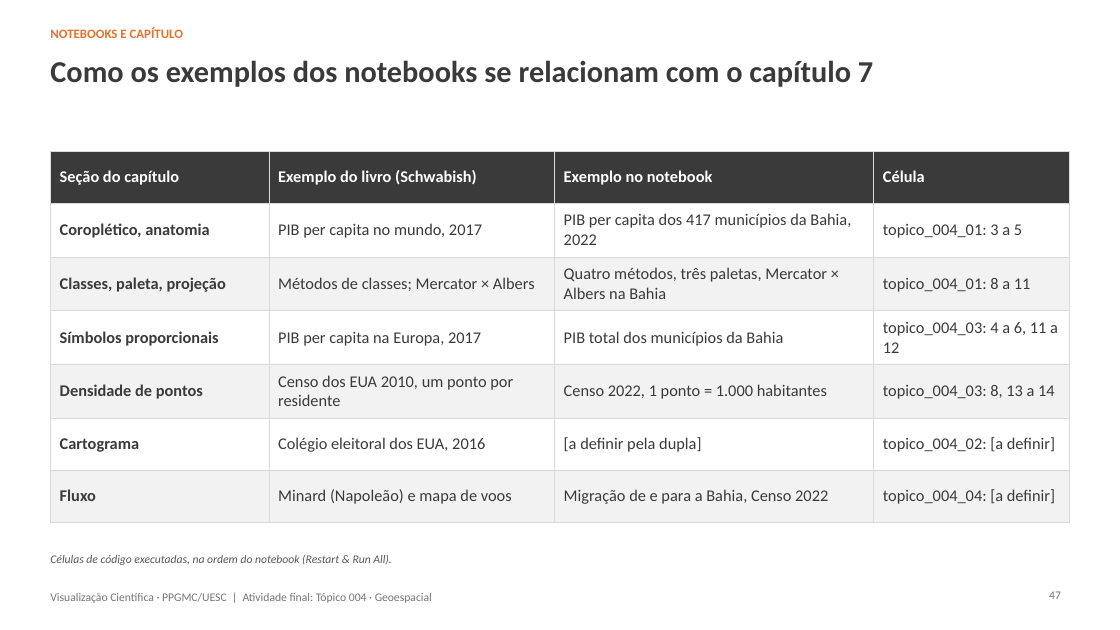
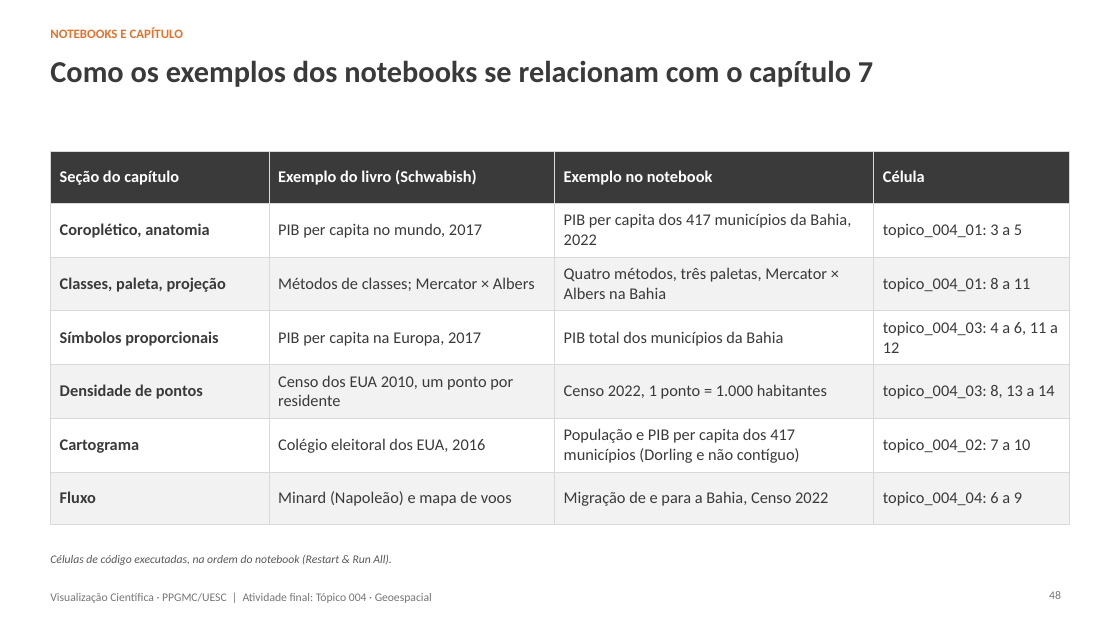
Before and after one commit to John-Parsec/scientific-visualization-geospatial, a slide deck: slide 48 of slides.pptx (slide 47 before the commit). Drawn at 1120x630 pixels with LibreOffice and Linux fonts; fonts in the diff are those of the drawing; background and template pictures are left out. Boxes give left, top, right and bottom in pixels: in the first picture for what was removed or moved away, otherwise in the second. Text is boxed around its words. In the diff, an @@ line names an element or a change of style, - is before the commit and + after.

```diff
--- a/slides.pptx
+++ b/slides.pptx
@@ table at [50,151,1070,520] @@
-row 6, column 3: [a definir pela dupla]
+row 6, column 3: População e PIB per capita dos 417 municípios (Dorling e não contíguo)
-row 6, column 4: topico_004_02: [a definir]
+row 6, column 4: topico_004_02: 7 a 10
-row 7, column 4: topico_004_04: [a definir]
+row 7, column 4: topico_004_04: 6 a 9
@@ page number at [1049,591,1061,599]: text changed @@
-47
+48
```
Also in this commit, not shown: 44 other slides changed, 4 slides added, 3 slides removed.
